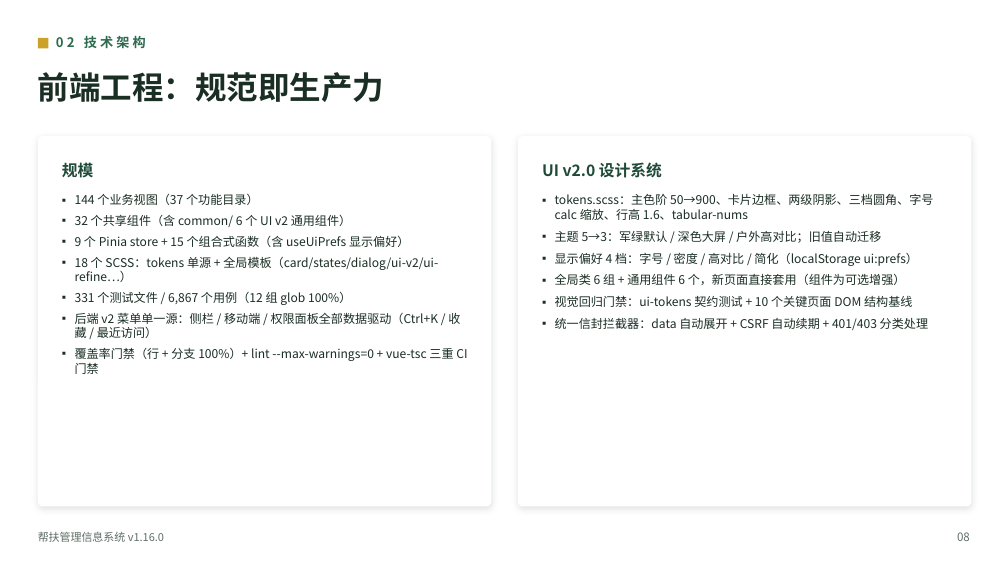
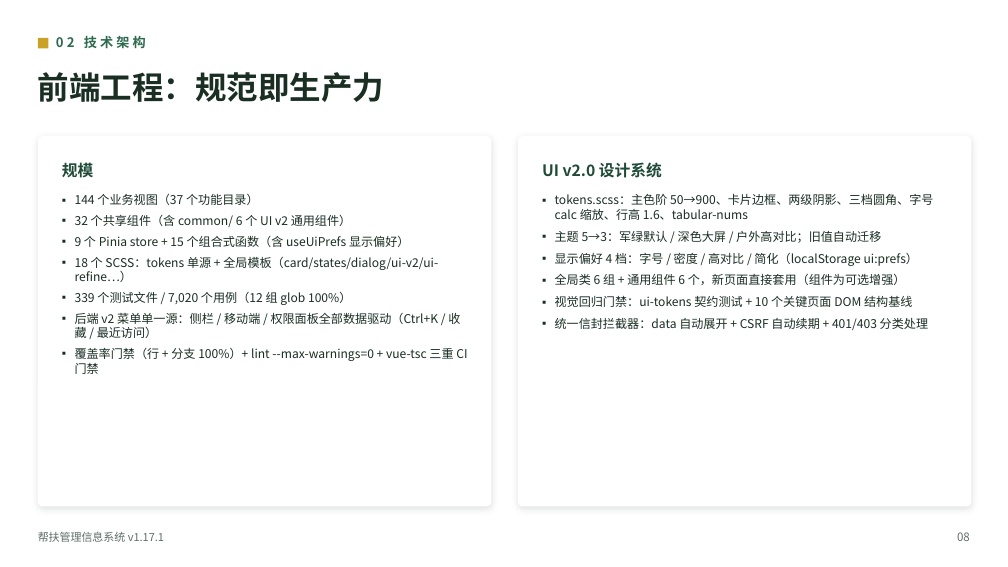
Before and after one commit to lzh745200/MRRS, a slide deck: slide 10 of docs/帮扶管理信息系统介绍.pptx. Drawn at 1008x567 pixels with LibreOffice and Linux fonts; fonts in the diff are those of the drawing. Boxes give left, top, right and bottom in pixels: in the first picture for what was removed or moved away, otherwise in the second. Text is boxed around its words. In the diff, an @@ line names an element or a change of style, - is before the commit and + after.

```diff
--- a/docs/帮扶管理信息系统介绍.pptx
+++ b/docs/帮扶管理信息系统介绍.pptx
@@ text at box(75, 292, 351, 305): text changed @@
-▪ 331 个测试文件 / 6,867 个用例（12 组 glob 100%）
+▪ 339 个测试文件 / 7,020 个用例（12 组 glob 100%）
@@ text at box(38, 532, 164, 542): text changed @@
-帮扶管理信息系统 v1.16.0
+帮扶管理信息系统 v1.17.1
```
Also in this commit, not shown: 45 other slides changed, 7 other files.
